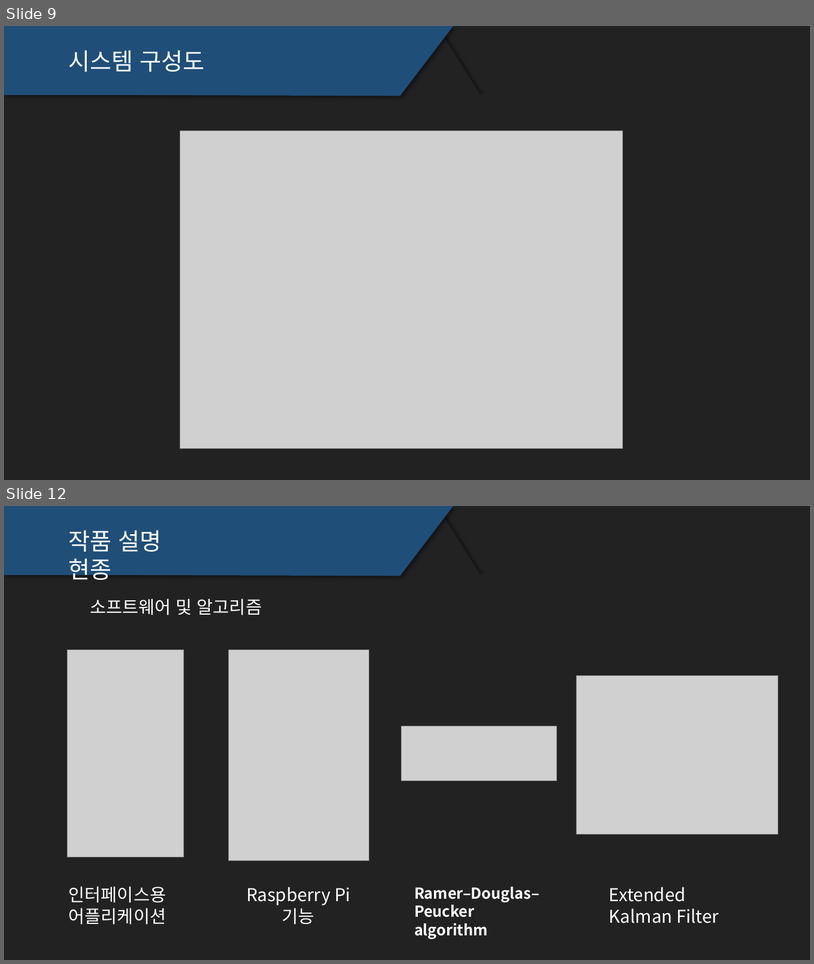
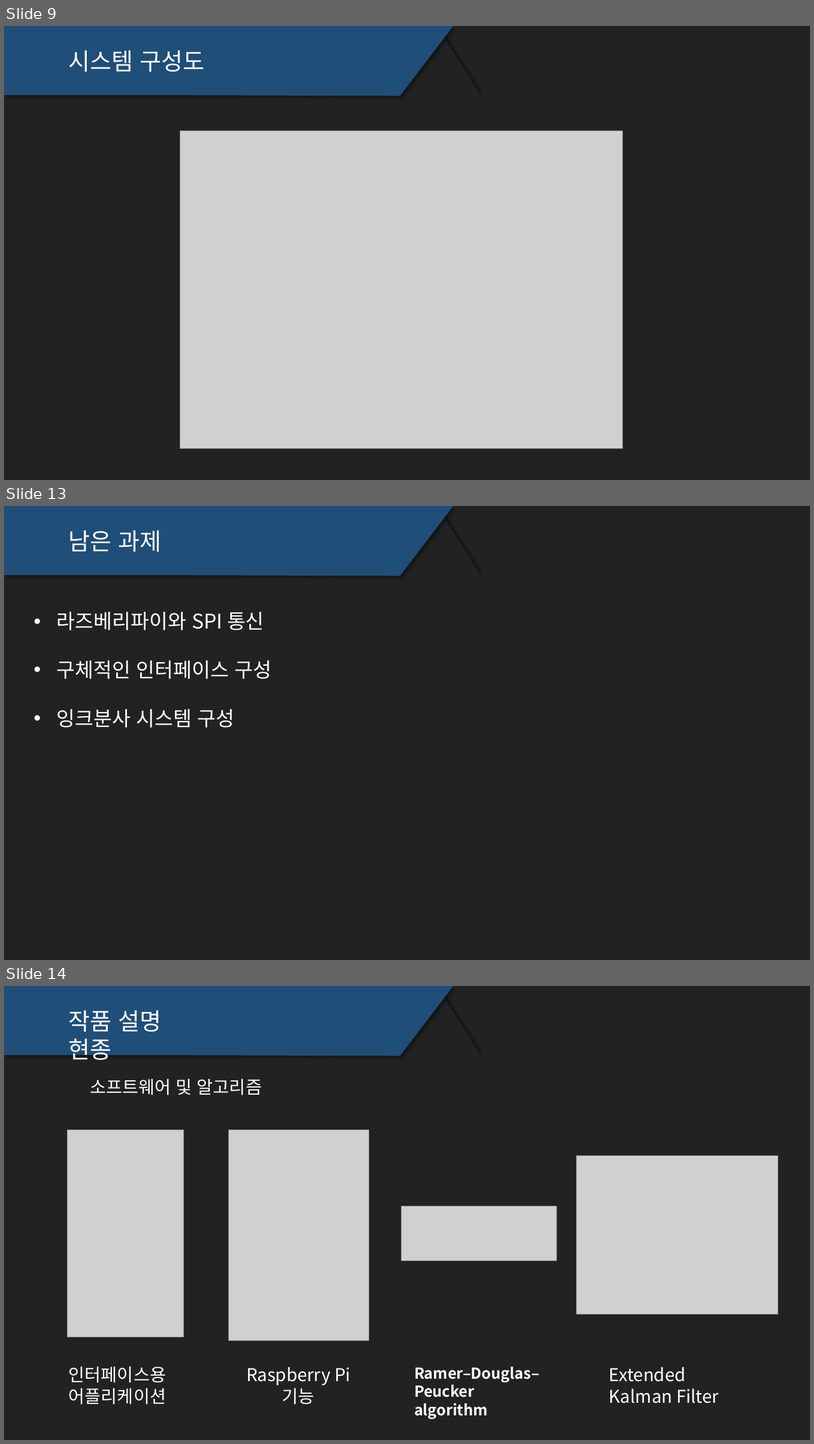
Before and after one commit to TRpop/GoRail, a slide deck: 중간발표/피피티 프로토타입 (미완 월예정).pptx. Shown one above the other, each under a label of ours: slides 9 and 12 before the commit, slides 9, 13 and 14 after it; the slides between them are not shown. The pictures are 814x964 and 814x1444 pixels, drawn with LibreOffice and Linux fonts; fonts in the diff are those of the drawing; grey boxes stand for pictures. Boxes give left, top, right and bottom in pixels: in the first picture for what was removed or moved away, otherwise in the second. Text is boxed around its words. In the diff, an @@ line names an element or a change of style, - is before the commit and + after.

```diff
--- a/중간발표/피피티 프로토타입 (미완 월예정).pptx
+++ b/중간발표/피피티 프로토타입 (미완 월예정).pptx
@@ slide 13 added at bbox=[4, 506, 810, 960], background #222222 @@
@@ freeform shape added at bbox=[4, 506, 453, 576], fill #1F4E79 @@
@@ triangle added at bbox=[401, 513, 482, 576], fill #222222 @@
@@ text added at bbox=[69, 530, 162, 552], 28 pt, text #FFFFFF @@
+남은 과제
@@ text added at bbox=[57, 612, 272, 727], 24 pt, text #FFFFFF @@
+• 라즈베리파이와 SPI 통신
+• 구체적인 인터페이스 구성
+• 잉크분사 시스템 구성
@@ what was slide 12 is now slide 14 @@
```
Also in this commit, not shown: 2 slides changed, 2 other slides added, 1 slide removed, 2 other files.
